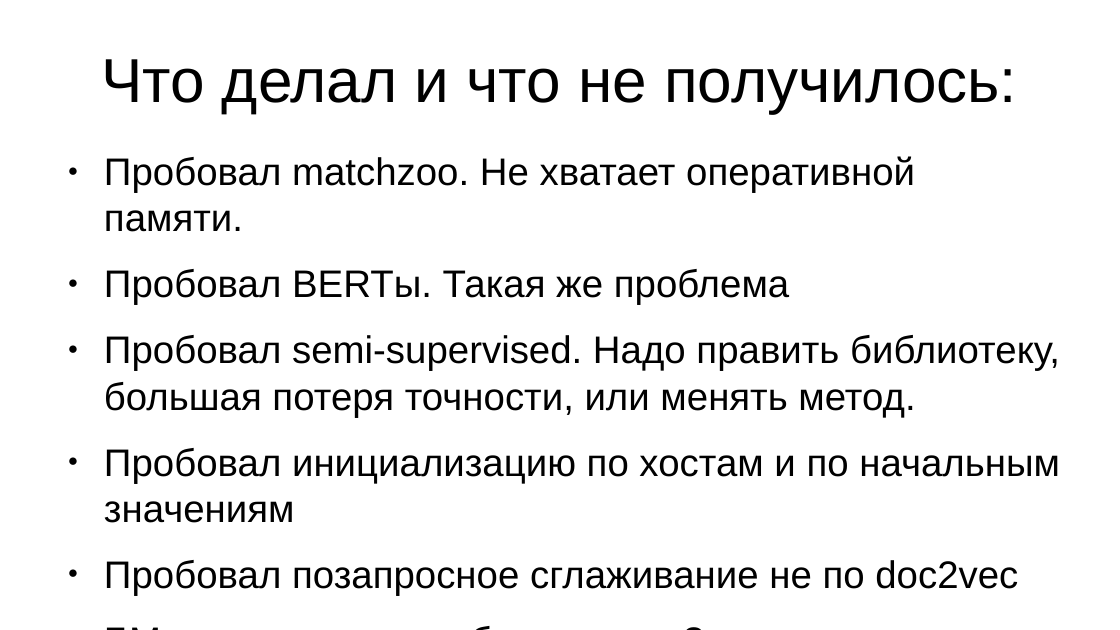
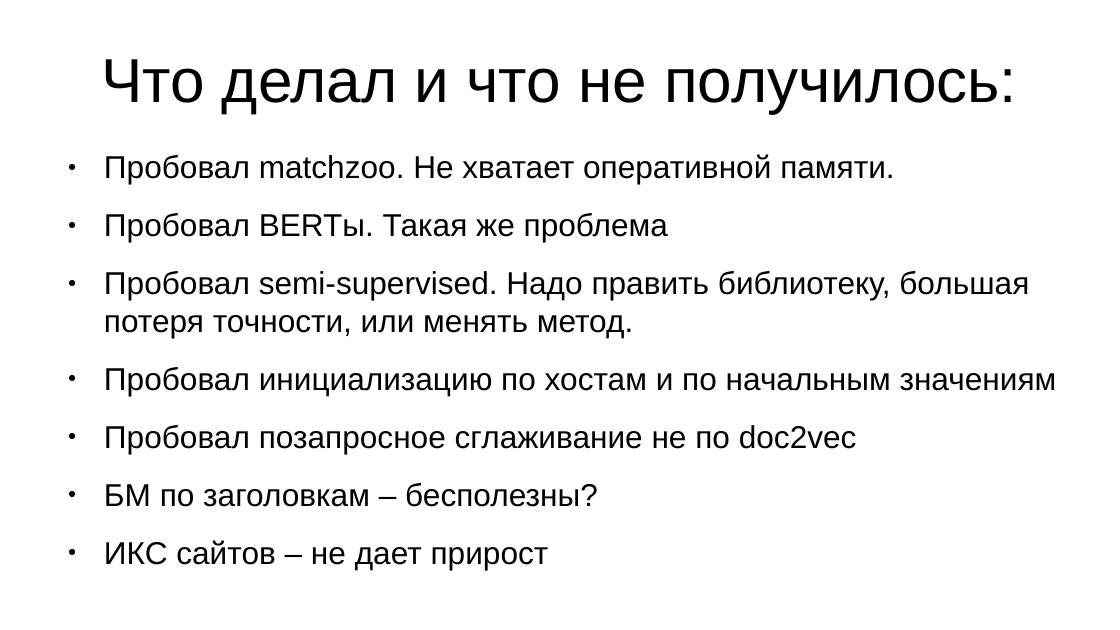
Before and after one commit to eles13/Technosphere-final-ranking-project, a slide deck: slide 12 of finalproj.odp. Drawn at 1120x630 pixels with LibreOffice and Linux fonts; fonts in the diff are those of the drawing. Boxes give left, top, right and bottom in pixels: in the first picture for what was removed or moved away, otherwise in the second. Text is boxed around its words. In the diff, an @@ line names an element or a change of style, - is before the commit and + after.

```diff
--- a/finalproj.odp
+++ b/finalproj.odp
@@ text at box(104, 154, 1057, 507): size 27.2 to 22.4 pt @@
@@ text at box(104, 540, 549, 570): paragraph added @@
+● ИКС сайтов – не дает прирост
```
Also in this commit, not shown: 1 other slide changed.
